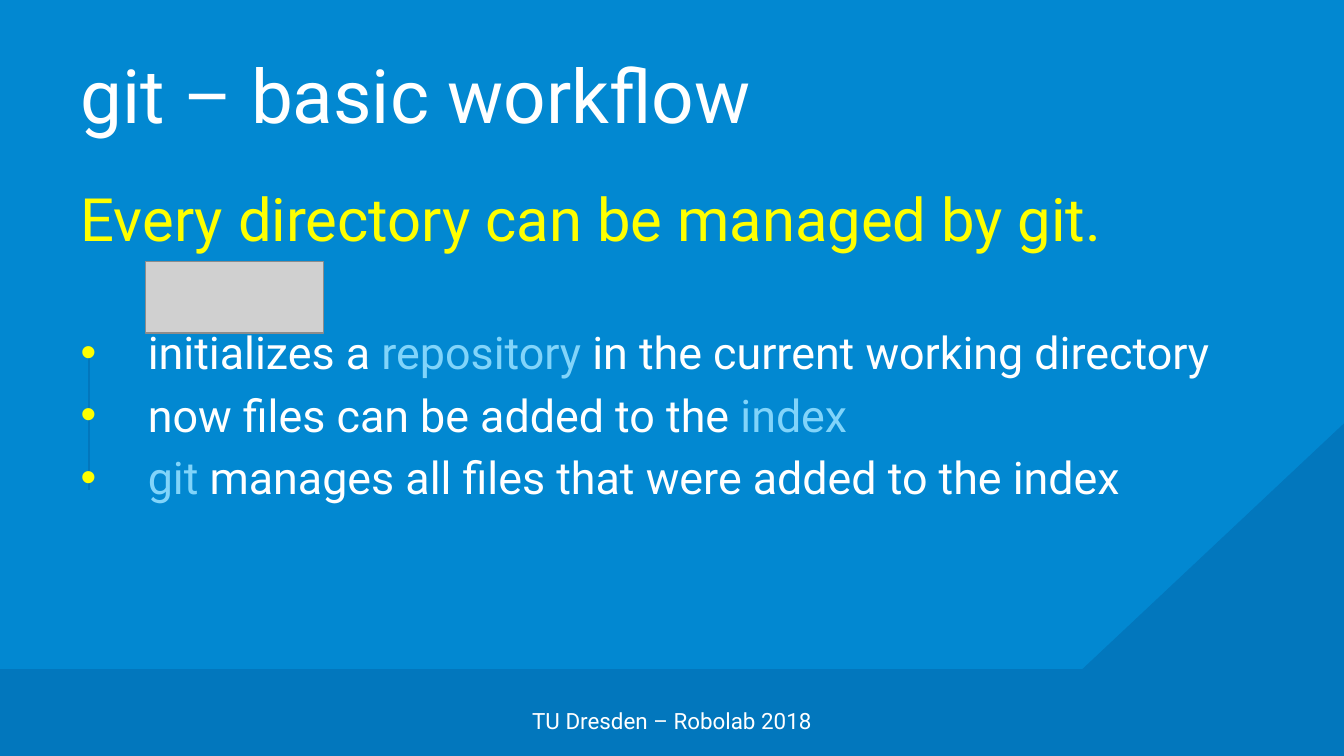
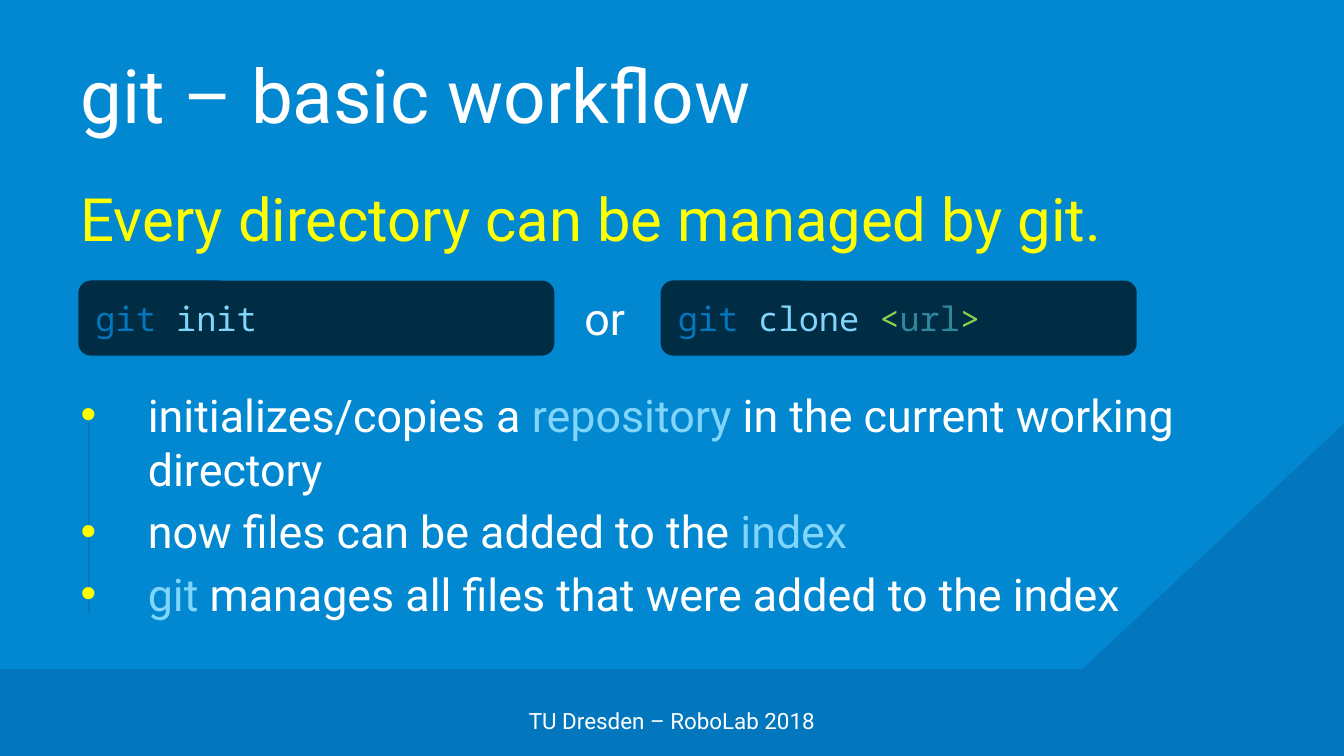
Before and after one commit to edisontrent1337/gitslides, a slide deck: slide 11 of Git.pptx (slide 10 before the commit). Drawn at 1344x756 pixels with LibreOffice and Linux fonts; fonts in the diff are those of the drawing; grey boxes stand for pictures; background and template pictures are left out. Boxes give left, top, right and bottom in pixels: in the first picture for what was removed or moved away, otherwise in the second. Text is boxed around its words. In the diff, an @@ line names an element or a change of style, - is before the commit and + after.

```diff
--- a/Git.pptx
+++ b/Git.pptx
@@ picture removed at box(145, 262, 323, 333) @@
@@ rounded rectangle added at box(78, 281, 554, 356), fill #000000 at 67% opacity, 18 pt, text #81D4FA @@
+git init
@@ rounded rectangle added at box(661, 281, 1137, 356), fill #000000 at 67% opacity, 18 pt, text #81D4FA @@
+git clone <url>
@@ text added at box(584, 311, 625, 336), 24 pt, text #FFFFFF @@
+or
@@ text at box(148, 398, 1174, 496): text changed @@
-• initializes a repository in the current working directory
+• initializes/copies a repository in the current working directory
@@ line moved from (89, 356) - (89, 491) to (89, 423) - (89, 613) @@
@@ text at box(529, 712, 814, 730): text changed @@
-TU Dresden – Robolab 2018
+TU Dresden – RoboLab 2018
```
Also in this commit, not shown: 28 other slides changed, 21 slides added, 1 slide removed.
